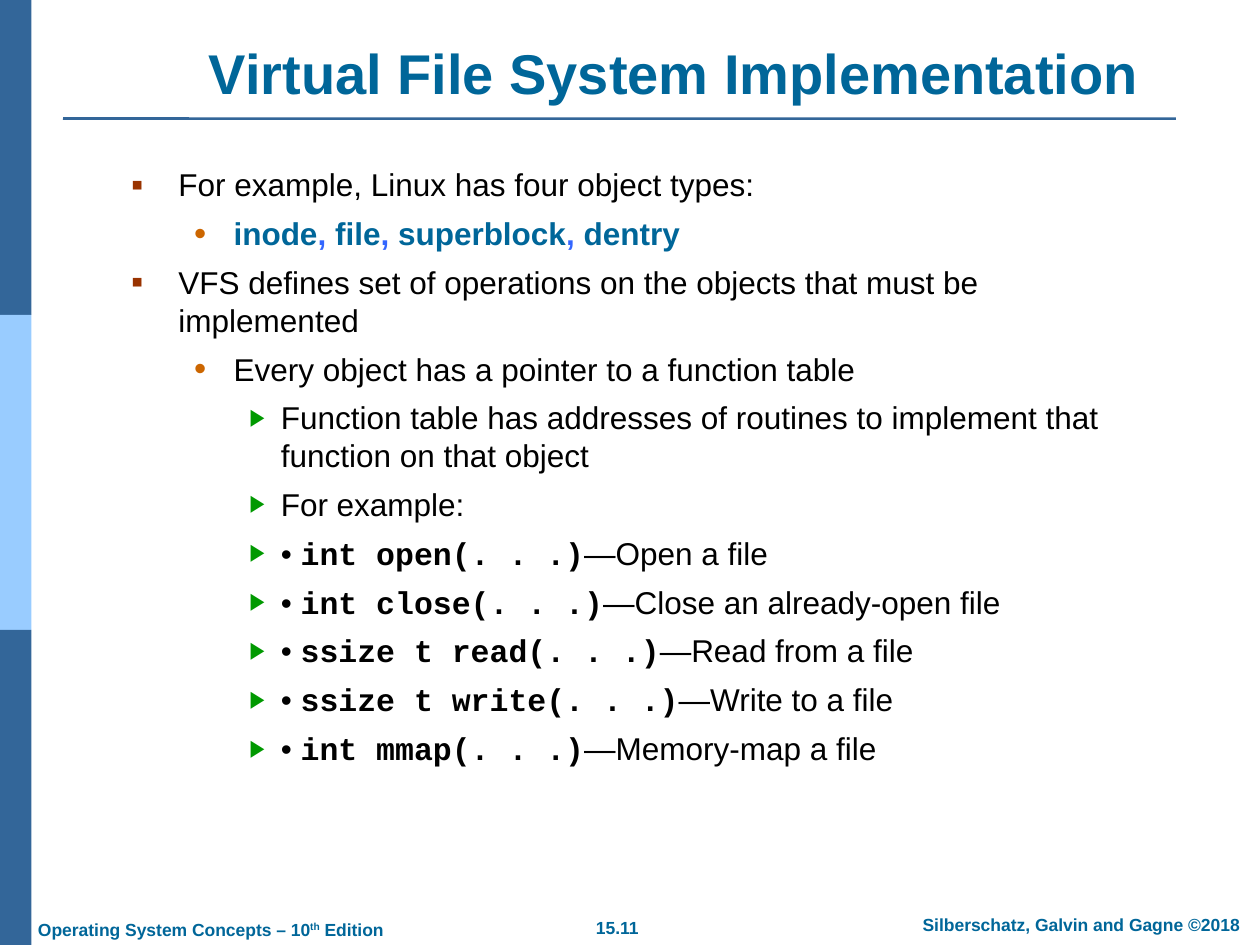
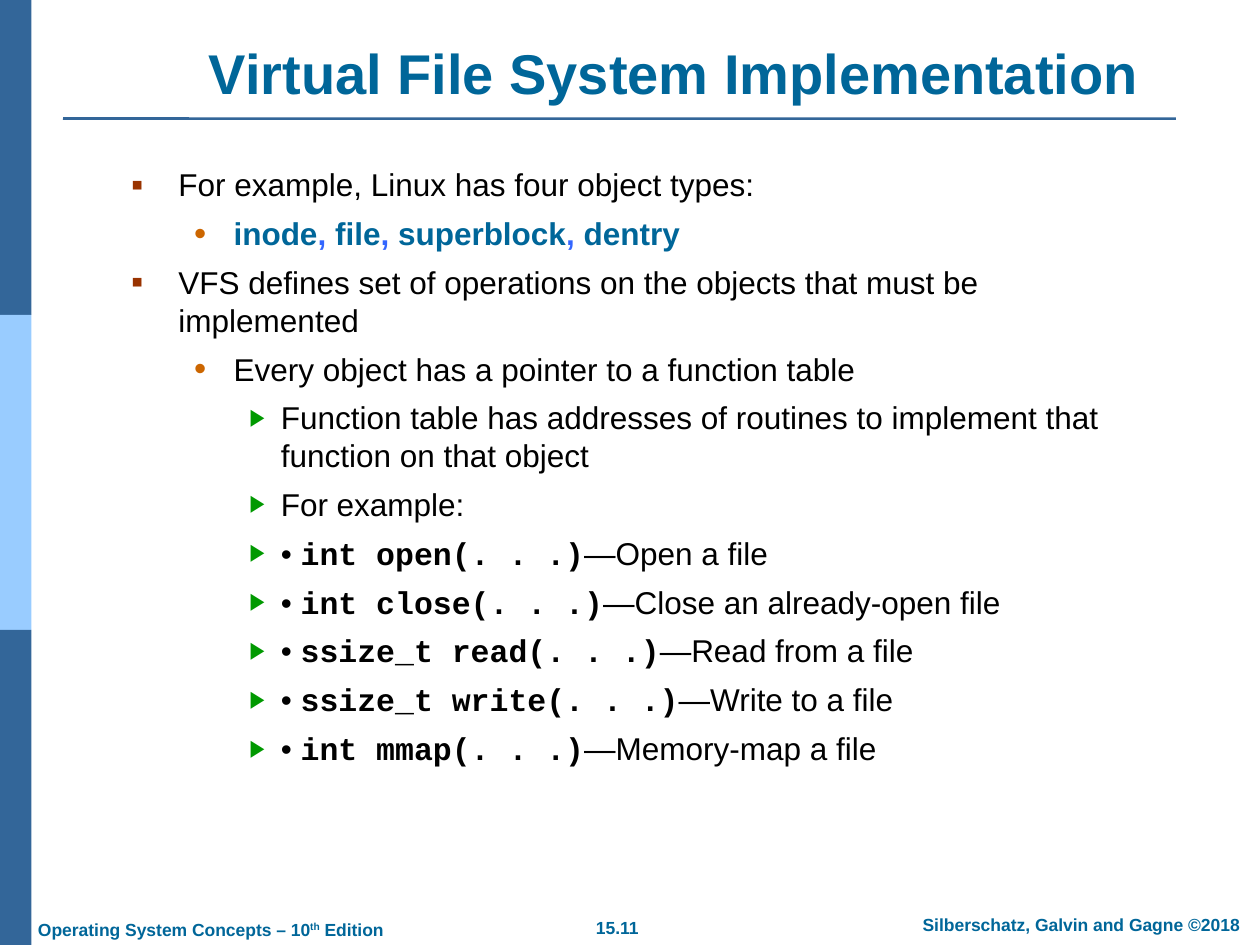
Before and after one commit to chriswjh/chriswjh.github.io, a slide deck: slide 11 of OSu/Chap15.pptx. Drawn at 1260x945 pixels with LibreOffice and Linux fonts; fonts in the diff are those of the drawing; background and template pictures are left out. Boxes give left, top, right and bottom in pixels: in the first picture for what was removed or moved away, otherwise in the second. Text is boxed around its words. In the diff, an @@ line names an element or a change of style, - is before the commit and + after.

```diff
--- a/OSu/Chap15.pptx
+++ b/OSu/Chap15.pptx
@@ text at (301,639,913,718): text changed @@
-    ▶ • ssize t read(. . .)—Read from a file
-    ▶ • ssize t write(. . .)—Write to a file
+    ▶ • ssize_t read(. . .)—Read from a file
+    ▶ • ssize_t write(. . .)—Write to a file
```
Also in this commit, not shown: 1 other slide changed, 2 other files.
